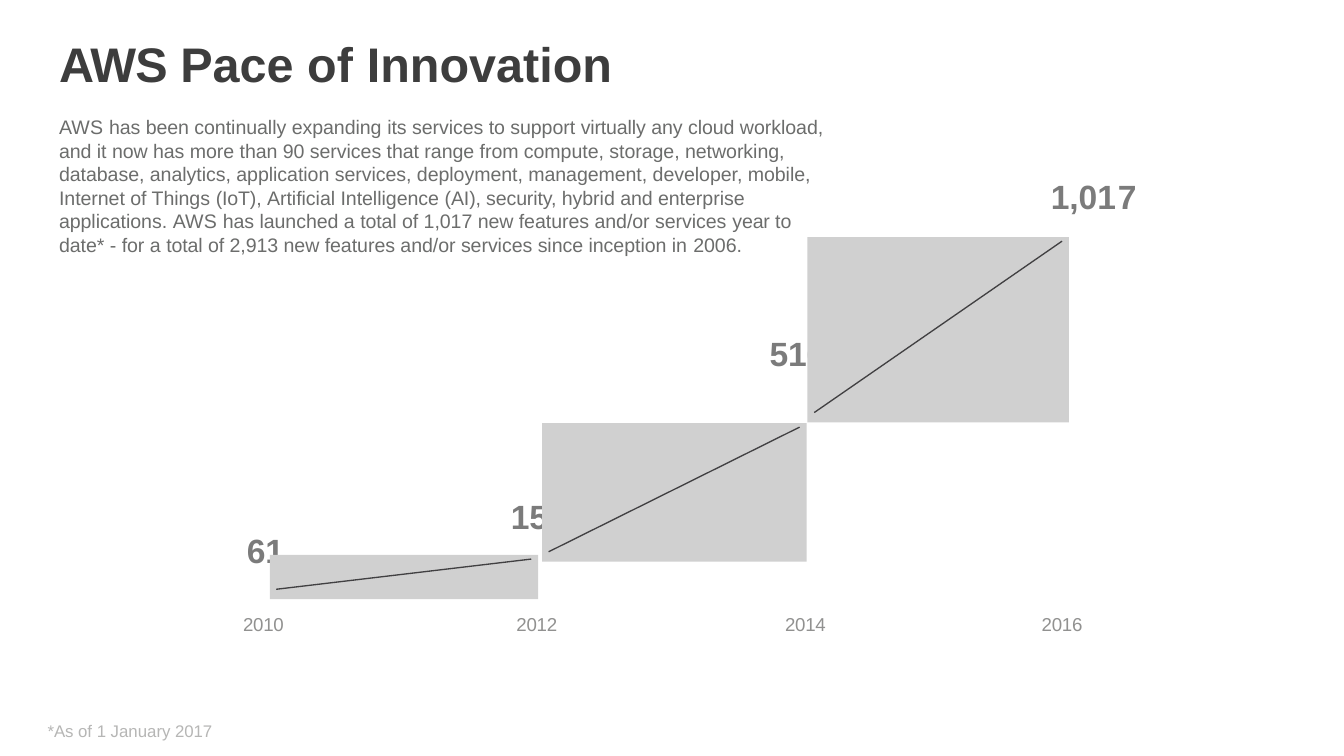
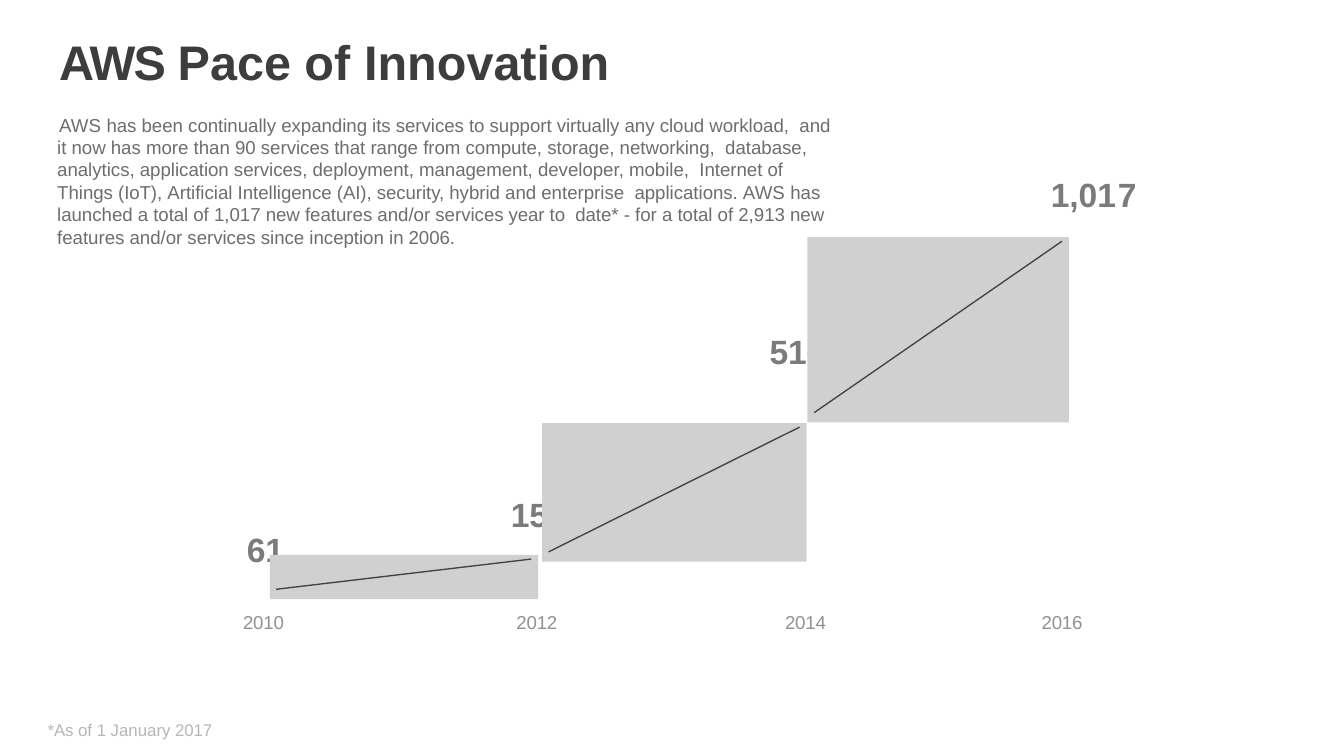
Before and after one commit to prkatta/dotraining, a slide deck: slide 5 of Session-18/AWS_Fundamentals.pptx (slide 6 before the commit). Drawn at 1344x756 pixels with LibreOffice and Linux fonts; fonts in the diff are those of the drawing; grey boxes stand for pictures; background and template pictures are left out. Boxes give left, top, right and bottom in pixels: in the first picture for what was removed or moved away, otherwise in the second. Text is boxed around its words. In the diff, an @@ line names an element or a change of style, - is before the commit and + after.

```diff
--- a/Session-18/AWS_Fundamentals.pptx
+++ b/Session-18/AWS_Fundamentals.pptx
@@ title "AWS Pace of Innovation" at (x1=59, y1=45, x2=609, y2=81): letter spacing -0.5 to -1 pt in "AWS"; indent changed @@
@@ text "AWS has been continually expanding ..." at (x1=57, y1=118, x2=830, y2=248): size 10.5 to 10 pt; letter spacing -0.1 to 0 pt in "its to virtually (IoT), (AI), security, total ..."; indent changed @@
@@ indent changed in 7 elements at (x1=1051, y1=183, x2=1137, y2=212), (x1=770, y1=337, x2=826, y2=370), (x1=511, y1=500, x2=567, y2=533), (x1=243, y1=616, x2=284, y2=629), (x1=516, y1=616, x2=557, y2=629), (x1=785, y1=616, x2=826, y2=629), (x1=1042, y1=616, x2=1083, y2=629) @@
```
Also in this commit, not shown: 120 other slides changed, 9 slides removed.
